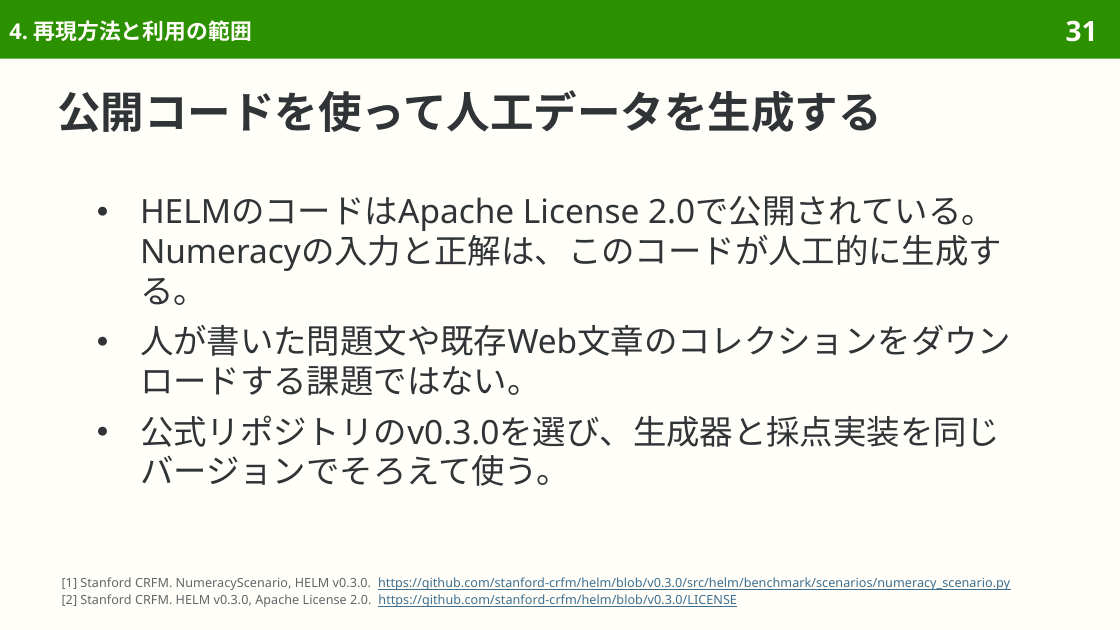
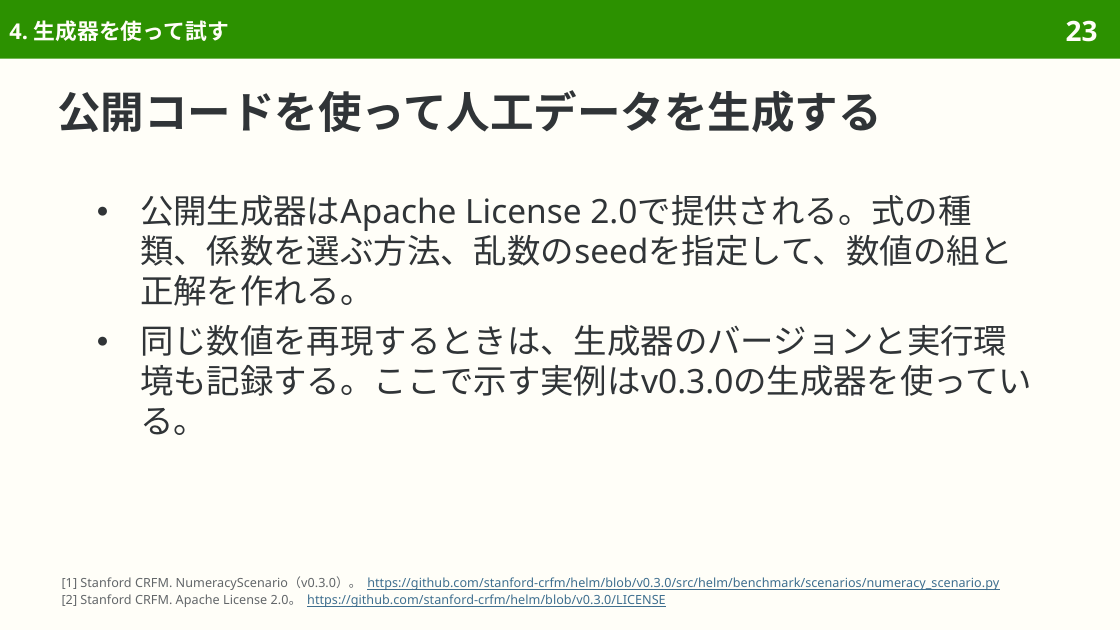
Before and after one commit to sasakiy84/datasets-in-10-minutes, a slide deck: slide 23 of slides/datasets-in-10-minutes-numeracy.pptx (slide 31 before the commit). Drawn at 1120x630 pixels with LibreOffice and Linux fonts; fonts in the diff are those of the drawing. Boxes give left, top, right and bottom in pixels: in the first picture for what was removed or moved away, otherwise in the second. Text is boxed around its words. In the diff, an @@ line names an element or a change of style, - is before the commit and + after.

Commit message:
Rebuild Numeracy as polynomial rule induction with verified origins

```diff
--- a/slides/datasets-in-10-minutes-numeracy.pptx
+++ b/slides/datasets-in-10-minutes-numeracy.pptx
@@ title at (9,20,229,41): text changed @@
-4. 再現方法と利用の範囲
+4. 生成器を使って試す
@@ page number at (1066,20,1098,42): text changed @@
-31
+23
@@ text at (140,195,1032,435): text changed @@
-● HELMのコードはApache License 2.0で公開されている。Numeracyの入力と正解は、このコードが人工的に生成する。
-● 人が書いた問題文や既存Web文章のコレクションをダウンロードする課題ではない。
-● 公式リポジトリのv0.3.0を選び、生成器と採点実装を同じバージョンでそろえて使う。
+● 公開生成器はApache License 2.0で提供される。式の種類、係数を選ぶ方法、乱数のseedを指定して、数値の組と正解を作れる。
+● 同じ数値を再現するときは、生成器のバージョンと実行環境も記録する。ここで示す実例はv0.3.0の生成器を使っている。
@@ text at (62,576,999,607): text changed @@
-[1] Stanford CRFM. NumeracyScenario, HELM v0.3.0. https://github.com/stanford-crfm/helm/blob/v0.3.0/src/helm/benchmark/scenarios/numeracy_scenario.py
-[2] Stanford CRFM. HELM v0.3.0, Apache License 2.0. https://github.com/stanford-crfm/helm/blob/v0.3.0/LICENSE
+[1] Stanford CRFM. NumeracyScenario（v0.3.0）。 https://github.com/stanford-crfm/helm/blob/v0.3.0/src/helm/benchmark/scenarios/numeracy_scenario.py
+[2] Stanford CRFM. Apache License 2.0。 https://github.com/stanford-crfm/helm/blob/v0.3.0/LICENSE
```
Also in this commit, not shown: 36 other slides changed, 14 slides removed, 42 other files.
